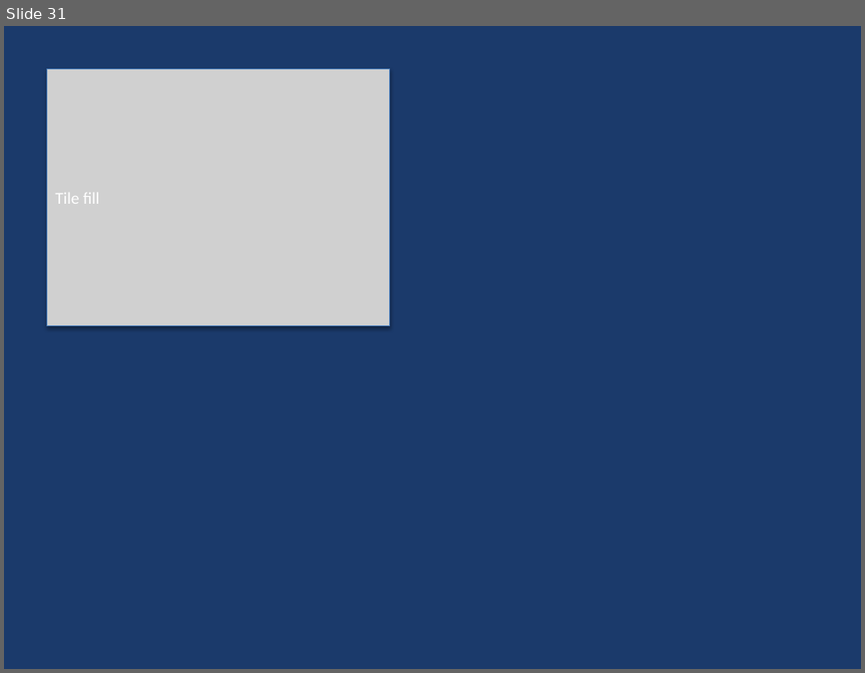
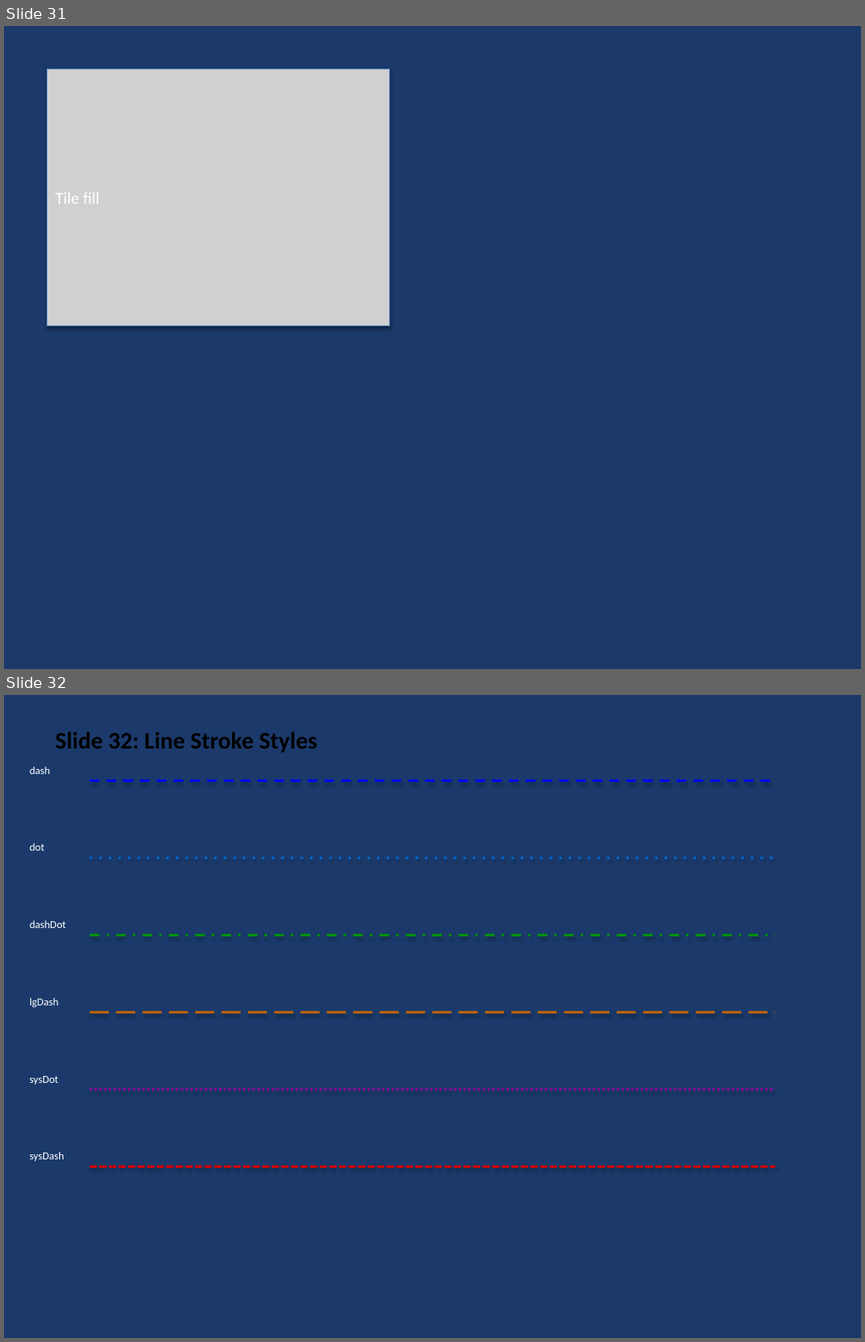
Before and after one commit to t-ujiie-g/pptx-svg, a slide deck: test_fixtures/test_features.pptx. Shown one above the other, each under a label of ours: slide 31 before the commit, slides 31 and 32 after it. The pictures are 865x673 and 865x1342 pixels, drawn with LibreOffice and Linux fonts; fonts in the diff are those of the drawing; grey boxes stand for pictures. Boxes give left, top, right and bottom in pixels: in the first picture for what was removed or moved away, otherwise in the second. Text is boxed around its words. In the diff, an @@ line names an element or a change of style, - is before the commit and + after.

Commit message:
feat: phase 4(line)

```diff
--- a/test_fixtures/test_features.pptx
+++ b/test_fixtures/test_features.pptx
@@ slide 32 added at (4, 695, 861, 1338), background #1B3A6B @@
@@ text added at (55, 732, 317, 753), 20 pt, text #000000, bold @@
+Slide 32: Line Stroke Styles
@@ text added at (30, 766, 50, 774), 9 pt, text #FFFFFF @@
+dash
@@ line added from (90, 781) to (775, 781), #0000FF 2 pt dashed @@
@@ text added at (30, 843, 44, 851), 9 pt, text #FFFFFF @@
+dot
@@ line added from (90, 858) to (775, 858), #0066CC 2 pt dashed @@
@@ text added at (30, 920, 66, 928), 9 pt, text #FFFFFF @@
+dashDot
@@ line added from (90, 935) to (775, 935), #009900 2 pt dashed @@
@@ text added at (30, 998, 58, 1007), 9 pt, text #FFFFFF @@
+lgDash
@@ line added from (90, 1012) to (775, 1012), #CC6600 2 pt dashed @@
@@ text added at (30, 1076, 58, 1084), 9 pt, text #FFFFFF @@
+sysDot
@@ line added from (90, 1089) to (775, 1089), #990099 2 pt dashed @@
@@ text added at (30, 1151, 64, 1161), 9 pt, text #FFFFFF @@
+sysDash
@@ line added from (90, 1166) to (775, 1166), #CC0000 2 pt dashed @@
```
Also in this commit, not shown: 1 other slide added, 9 other files.
